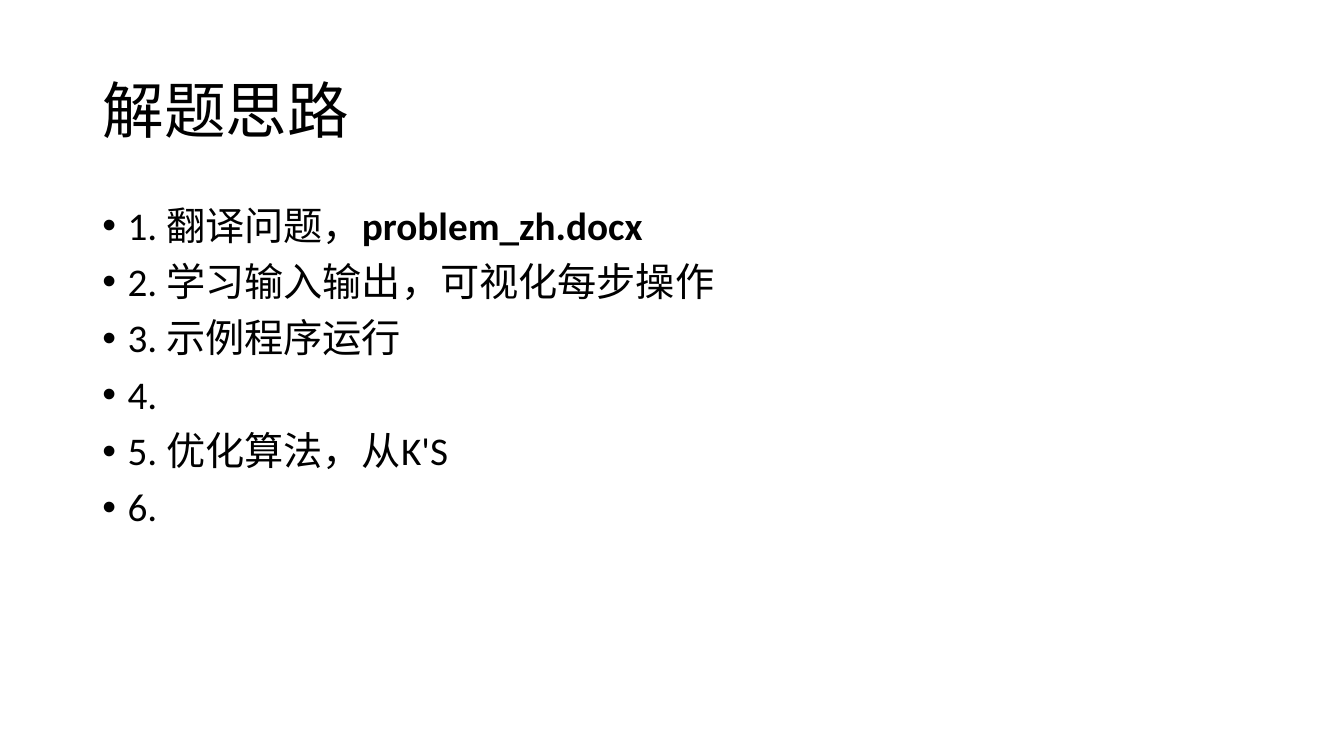
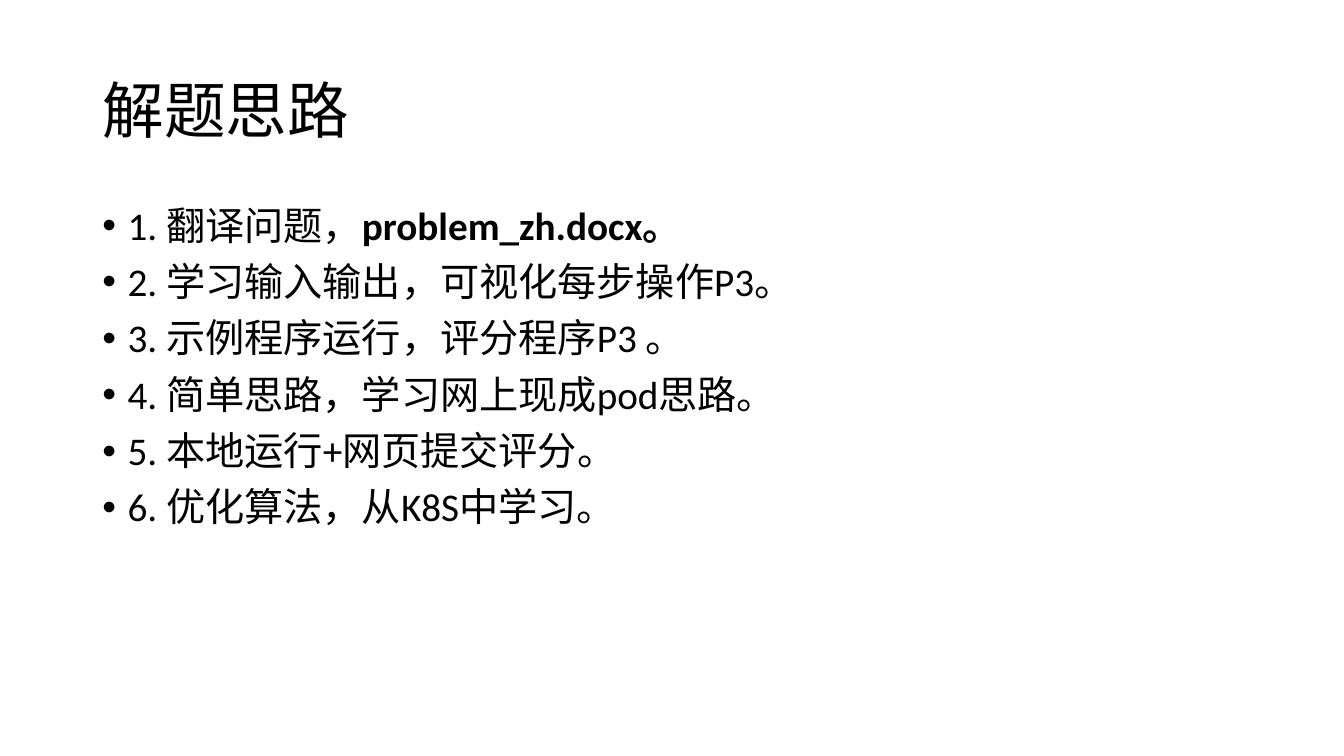
Before and after one commit to HuangDDU/hzy_algorithm, a slide deck: slide 2 of huawei/4_ESC/日志记录.pptx. Drawn at 1344x756 pixels with LibreOffice and Linux fonts; fonts in the diff are those of the drawing. Boxes give left, top, right and bottom in pixels: in the first picture for what was removed or moved away, otherwise in the second. Text is boxed around its words. In the diff, an @@ line names an element or a change of style, - is before the commit and + after.

```diff
--- a/huawei/4_ESC/日志记录.pptx
+++ b/huawei/4_ESC/日志记录.pptx
@@ text at [128, 207, 793, 525]: text changed @@
-• 1. 翻译问题，problem_zh.docx
-• 2. 学习输入输出，可视化每步操作
-• 3. 示例程序运行
-• 4.
-• 5. 优化算法，从K'S
-• 6.
+• 1. 翻译问题，problem_zh.docx。
+• 2. 学习输入输出，可视化每步操作P3。
+• 3. 示例程序运行，评分程序P3 。
+• 4. 简单思路，学习网上现成pod思路。
+• 5. 本地运行+网页提交评分。
+• 6. 优化算法，从K8S中学习。
```
Also in this commit, not shown: 8 slides added, 55 other files.
